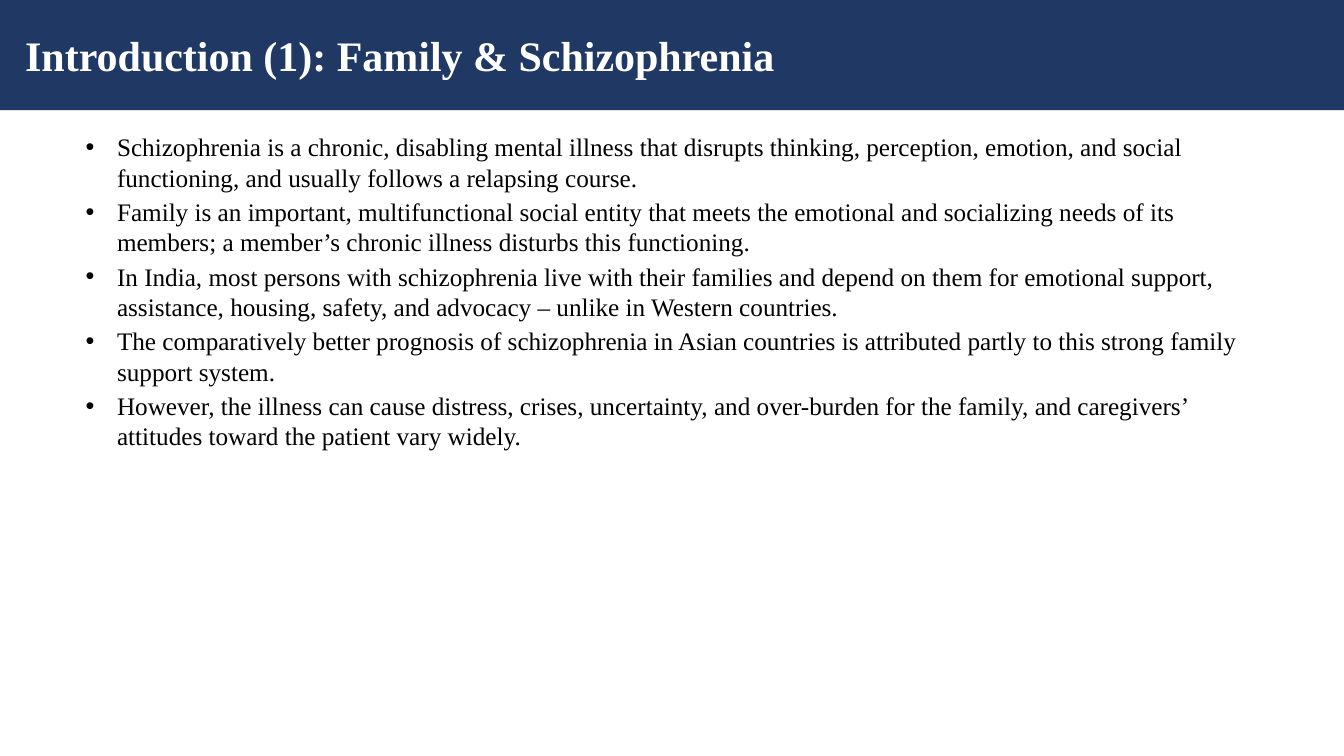
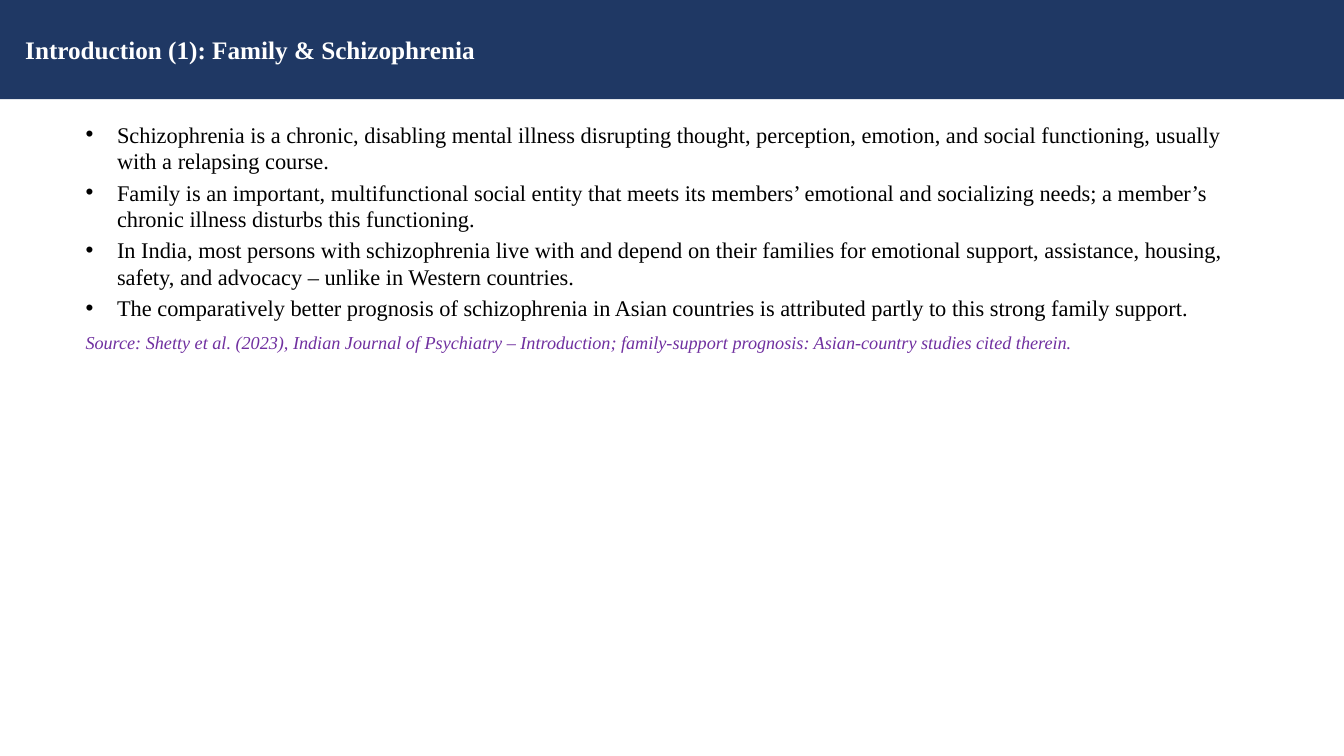
Before and after one commit to tejasdangodra786-byte/Dango-kiro, a slide deck: slide 3 of Family_Intervention_EE_Schizophrenia_JournalClub.pptx. Drawn at 1344x756 pixels with LibreOffice and Linux fonts; fonts in the diff are those of the drawing. Boxes give left, top, right and bottom in pixels: in the first picture for what was removed or moved away, otherwise in the second. Text is boxed around its words. In the diff, an @@ line names an element or a change of style, - is before the commit and + after.

Commit message:
Revise presentation: fonts 16/18pt, journal name on title slide, inline sources on intro/definitions, single aim/objective/hypothesis, new technique-explainer slide, and Critical Reflection slide

```diff
--- a/Family_Intervention_EE_Schizophrenia_JournalClub.pptx
+++ b/Family_Intervention_EE_Schizophrenia_JournalClub.pptx
@@ rectangle "Introduction (1): Family & Schizophrenia" resized from (x1=0, y1=0, x2=1344, y2=110) to (x1=0, y1=0, x2=1344, y2=99) @@
@@ rectangle "Introduction (1): Family & Schizophrenia" at (x1=0, y1=0, x2=1344, y2=99): size 30 to 18 pt @@
@@ text at (x1=86, y1=127, x2=1221, y2=353): text changed; size 18 to 16 pt @@
-• Schizophrenia is a chronic, disabling mental illness that disrupts thinking, perception, emotion, and social functioning, and usually follows a relapsing course.
-• Family is an important, multifunctional social entity that meets the emotional and socializing needs of its members; a member’s chronic illness disturbs this functioning.
-• In India, most persons with schizophrenia live with their families and depend on them for emotional support, assistance, housing, safety, and advocacy – unlike in Western countries.
-• The comparatively better prognosis of schizophrenia in Asian countries is attributed partly to this strong family support system.
-• However, the illness can cause distress, crises, uncertainty, and over-burden for the family, and caregivers’ attitudes toward the patient vary widely.
+• Schizophrenia is a chronic, disabling mental illness disrupting thought, perception, emotion, and social functioning, usually with a relapsing course.
+• Family is an important, multifunctional social entity that meets its members’ emotional and socializing needs; a member’s chronic illness disturbs this functioning.
+• In India, most persons with schizophrenia live with and depend on their families for emotional support, assistance, housing, safety, and advocacy – unlike in Western countries.
+• The comparatively better prognosis of schizophrenia in Asian countries is attributed partly to this strong family support.
+Source: Shetty et al. (2023), Indian Journal of Psychiatry – Introduction; family-support prognosis: Asian-country studies cited therein.
```
Also in this commit, not shown: 26 other slides changed, 4 slides added, 1 slide removed.
